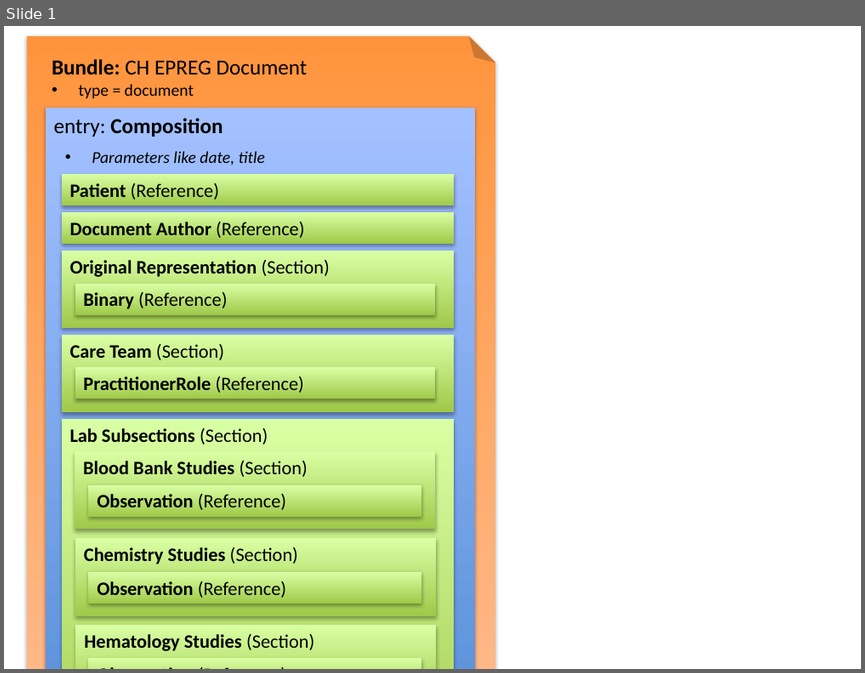
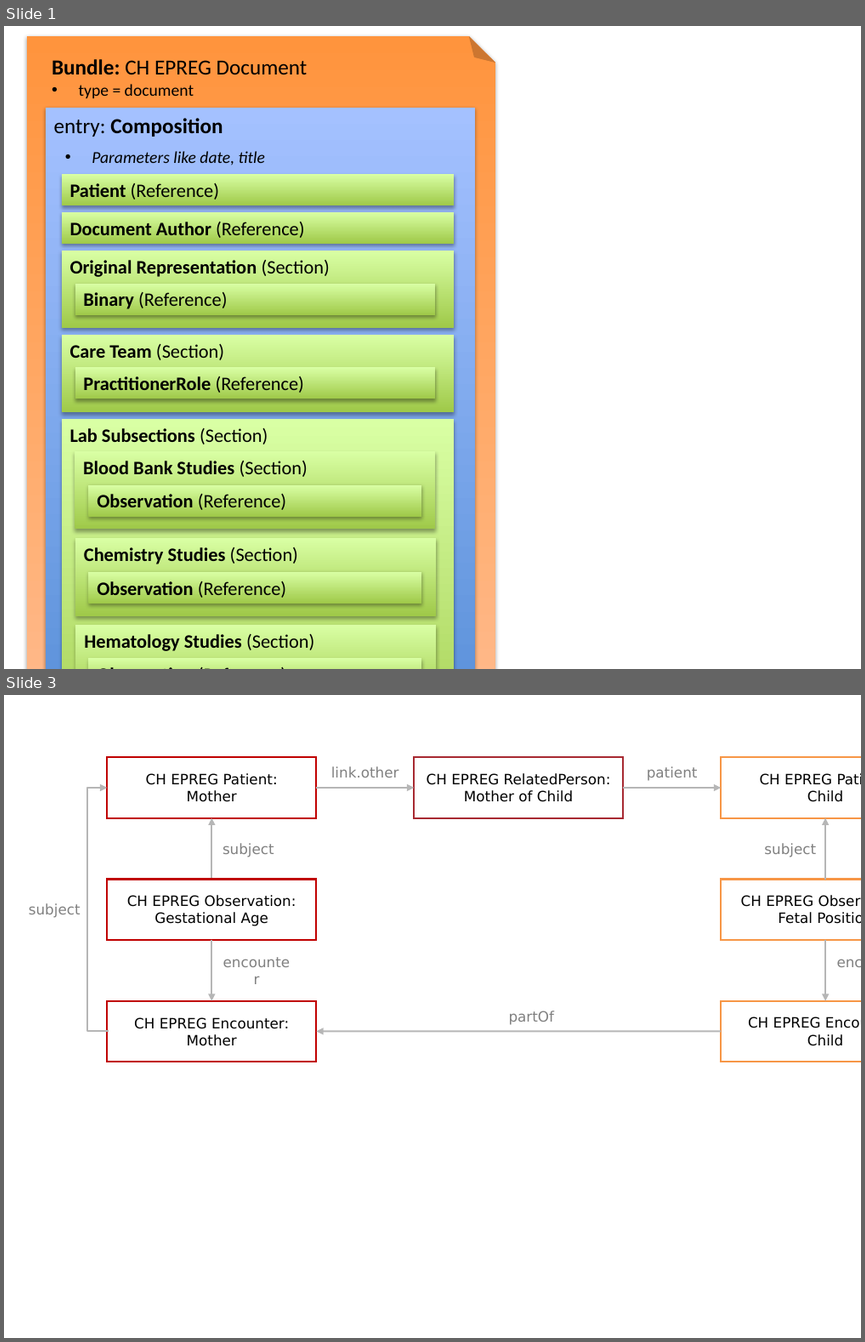
Before and after one commit to hl7ch/ch-epreg, a slide deck: illustrations.pptx. Shown one above the other, each under a label of ours: slide 1 before the commit, slides 1 and 3 after it; the slides between them are not shown. The pictures are 865x673 and 865x1342 pixels, drawn with LibreOffice and Linux fonts; fonts in the diff are those of the drawing. Boxes give left, top, right and bottom in pixels: in the first picture for what was removed or moved away, otherwise in the second. Text is boxed around its words. In the diff, an @@ line names an element or a change of style, - is before the commit and + after.

Commit message:
update mother child relationship

```diff
--- a/illustrations.pptx
+++ b/illustrations.pptx
@@ slide 3 added at (4,695,861,1338), background #FFFFFF @@
@@ rectangle added at (107,758,316,818), outline #C00000 1.5 pt, 12 pt, text #000000 @@
+CH EPREG Patient:
+Mother
@@ text added at (331,766,399,777), 12 pt, text #808080 @@
+link.other
@@ rectangle added at (414,758,623,818), outline #A72931 1.5 pt, 12 pt, text #000000 @@
+CH EPREG RelatedPerson:
+Mother of Child
@@ text added at (647,766,698,781), 12 pt, text #808080 @@
+patient
@@ rectangle added at (721,758,861,818), outline #F79646 1.5 pt, 12 pt, text #000000 @@
+CH EPREG Patient:
+Child
@@ elbow arrow added from (109, 1031) to (107, 788), #B6B6B6 1.5 pt @@
@@ arrow added from (316, 788) to (414, 788), #B6B6B6 1.5 pt @@
@@ arrow added from (624, 788) to (721, 788), #B6B6B6 1.5 pt @@
@@ arrow added from (211, 879) to (211, 818), #B6B6B6 1.5 pt @@
@@ arrow added from (826, 879) to (826, 818), #B6B6B6 1.5 pt @@
@@ text added at (222,843,274,857), 12 pt, text #808080 @@
+subject
@@ text added at (764,843,816,857), 12 pt, text #808080 @@
+subject
@@ rectangle added at (107,879,316,940), outline #C00000 1.5 pt, 12 pt, text #000000 @@
+CH EPREG Observation:
+Gestational Age
@@ rectangle added at (721,879,861,940), outline #F79646 1.5 pt, 12 pt, text #000000 @@
+CH EPREG Observation: Fetal Position
@@ text added at (29,903,80,918), 12 pt, text #808080 @@
+subject
@@ arrow added from (211, 940) to (211, 1001), #B6B6B6 1.5 pt @@
@@ arrow added from (826, 940) to (826, 1001), #B6B6B6 1.5 pt @@
@@ text added at (211,955,302,986), 12 pt, text #808080 @@
+encounter
@@ text added at (826,955,861,986), 12 pt, text #808080 @@
+encounter
@@ rectangle added at (107,1001,316,1061), outline #C00000 1.5 pt, 12 pt, text #000000 @@
+CH EPREG Encounter:
+Mother
@@ text added at (509,1010,555,1025), 12 pt, text #808080 @@
+partOf
@@ rectangle added at (721,1001,861,1061), outline #F79646 1.5 pt, 12 pt, text #000000 @@
+CH EPREG Encounter: Child
@@ arrow added from (721, 1031) to (316, 1031), #B6B6B6 1.5 pt @@
```
Also in this commit, not shown: 1 slide changed, 43 other files.
